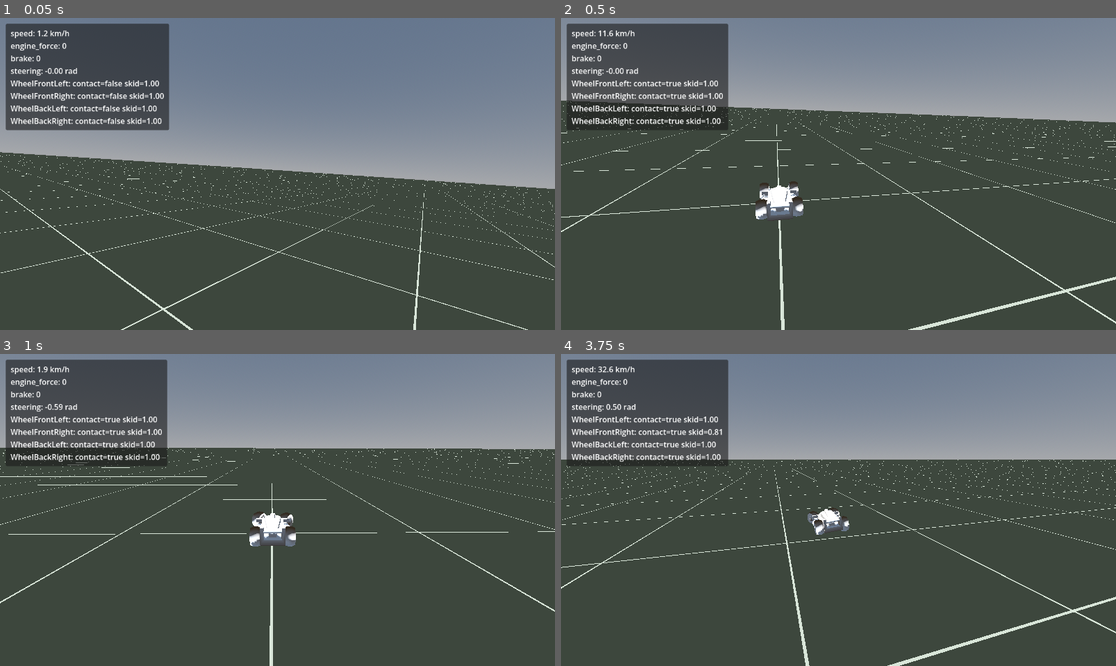
Above: before the commit, frames 1-4 (two rows, left to right).
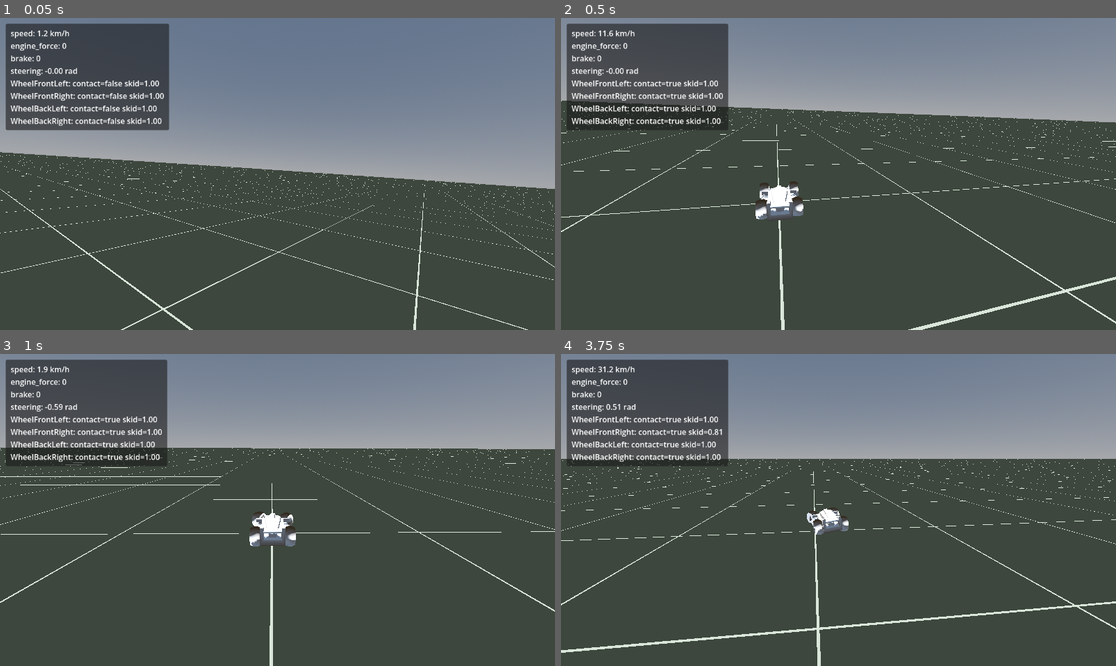
Above: after the commit, the same moments.

Repository: michael-baker-us/track-days
Game: Godot game, scene res://scenes/main.tscn
Same seed, same stepped clock (60 frames per second), same inputs: the game is played once before the commit and once after it.
Inputs:
- Up to frame 1 (0.05 s): no input
- Up to frame 2 (0.5 s): no input
- Up to frame 3 (1 s): hold D (steer_right) from 0.53 s (still down)
- Up to frame 4 (3.75 s): release D (steer_right) at 1.28 s; hold Space (handbrake) 1.28-2.03 s; hold D (steer_right) 2.03-2.78 s; hold W (accelerate) 2.78-3.53 s; hold A (steer_left) from 3.53 s (still down)

Frame 1 is identical in both runs. In frame 2, 0.2% of the frame differs, in the area x 0-100%, y 26-100%; in frame 3, 0.3%; in frame 4, 3.3%, in the area x 0-100%, y 4-100%.

Commit message:
Retarget feel from arcade/drifty to grippy arcade (Horizon-style)
Planted and predictable, slides only when provoked. Drifty stays
reachable later by lowering rear grip - the parameters are exported.

Added aerodynamic drag: there was none, so engine force fought only
rolling resistance and top speed ran to 332 km/h with acceleration
climbing more or less forever. Drag scales with speed squared, so it
sets top speed where engine force balances it and makes acceleration
taper naturally. Measured 0.0 -> 331.9 km/h top / 3.09s to 100, and
1.6 -> 236.7 km/h / 3.17s. Kept 1.6: barely costs acceleration,
brings top speed somewhere controllable.

Set rear wheel_friction_slip (11.5) slightly above front (10.5) so the
car washes into mild understeer at the limit rather than snapping into
oversteer. Cornering slip angle at a governed 120 km/h is 3.3 deg
average / 5.1 deg peak - planted, no spin.

Handbrake now drops rear grip to 2.0 while held instead of only
braking, so the back end comes around on demand (slip angle ~70 deg).
Godot's VehicleBody3D brake is body-level with no per-wheel brake, so
cutting rear friction is how a rear-biased handbrake gets expressed.

Grip and friction are now applied from controller exports in _ready
rather than sitting in the scene, so they can be swept from a test
script. Re-ran the slalom that originally caused two-wheeling to
confirm no roll regression: 0/600 frames with any wheel off the
ground at 224 km/h.

Also started docs/tuning-journal.md per the plan, recording the
measurement harness, every M1/M2 finding with its numbers, and two
gotchas worth not rediscovering (COM AUTO vs explicit zero; the
basis.x.dot(basis.y) no-op).

Diff:
--- a/scripts/car/car_controller.gd
+++ b/scripts/car/car_controller.gd
@@ -1,26 +1,59 @@
 extends VehicleBody3D
 
+@export_group("Drivetrain")
 @export var engine_force_value: float = 8000.0
 @export var reverse_force_value: float = 3000.0
 @export var brake_force: float = 3000.0
+## Aerodynamic drag. Force grows with speed squared, so this sets the top
+## speed (engine force balances drag) and makes acceleration taper off
+## naturally instead of climbing linearly forever.
+@export var drag_coefficient: float = 1.6
+
+@export_group("Grip")
+## Rear grip sits slightly above front so the car washes out into mild,
+## predictable understeer at the limit rather than snapping into oversteer.
+@export var friction_front: float = 10.5
+@export var friction_rear: float = 11.5
+## Handbrake cuts rear grip to break the back loose on demand - slides are
+## something you provoke, not something that happens to you.
+@export var handbrake_rear_friction: float = 2.0
 @export var handbrake_force: float = 4000.0
+
+@export_group("Steering")
 @export var max_steer_angle: float = 0.6
 @export var steer_speed: float = 4.0
 @export var steer_falloff_reference_kmh: float = 200.0
 
+@export_group("Stability")
 ## Virtual anti-roll bar. VehicleBody3D has no roll stiffness of its own, so
 ## quick steering reversals unload the inside wheels and put the car on two
 ## wheels. This resists body roll without reducing grip.
 @export var antiroll_stiffness: float = 15.0
 @export var antiroll_damping: float = 4.0
 
+var _front_wheels: Array[VehicleWheel3D] = []
+var _rear_wheels: Array[VehicleWheel3D] = []
+
 func _ready() -> void:
 	add_to_group("player_car")
+
+	for child in get_children():
+		if child is VehicleWheel3D:
+			if child.use_as_steering:
+				_front_wheels.append(child)
+			else:
+				_rear_wheels.append(child)
+
+	for wheel in _front_wheels:
+		wheel.wheel_friction_slip = friction_front
+	for wheel in _rear_wheels:
+		wheel.wheel_friction_slip = friction_rear
 
 func _physics_process(delta: float) -> void:
 	var steer_input := Input.get_axis("steer_left", "steer_right")
 	var accelerate_pressed := Input.is_action_pressed("accelerate")
 	var brake_pressed := Input.is_action_pressed("brake")
+	var handbrake_pressed := Input.is_action_pressed("handbrake")
 
 	var speed_kmh := linear_velocity.length() * 3.6
 	var speed_factor: float = clamp(1.0 - speed_kmh / steer_falloff_reference_kmh, 0.25, 1.0)
@@ -31,7 +64,7 @@
 	# This car model's front faces local +Z, so that's "forward" for braking-vs-reverse.
 	var forward_speed := linear_velocity.dot(global_transform.basis.z)
 
-	if Input.is_action_pressed("handbrake"):
+	if handbrake_pressed:
 		engine_force = 0.0
 		brake = handbrake_force
 	elif accelerate_pressed:
@@ -48,10 +81,18 @@
 		engine_force = 0.0
 		brake = 0.0
 
+	var rear_friction := handbrake_rear_friction if handbrake_pressed else friction_rear
+	for wheel in _rear_wheels:
+		wheel.wheel_friction_slip = rear_friction
+
+	_apply_drag()
 	_apply_antiroll()
 
 	if Input.is_action_just_pressed("reset_car"):
 		_reset()
+
+func _apply_drag() -> void:
+	apply_central_force(-linear_velocity * linear_velocity.length() * drag_coefficient)
 
 func _apply_antiroll() -> void:
 	var basis := global_transform.basis
Not shown, changed: docs/plan.md
Not shown, added: docs/tuning-journal.md
